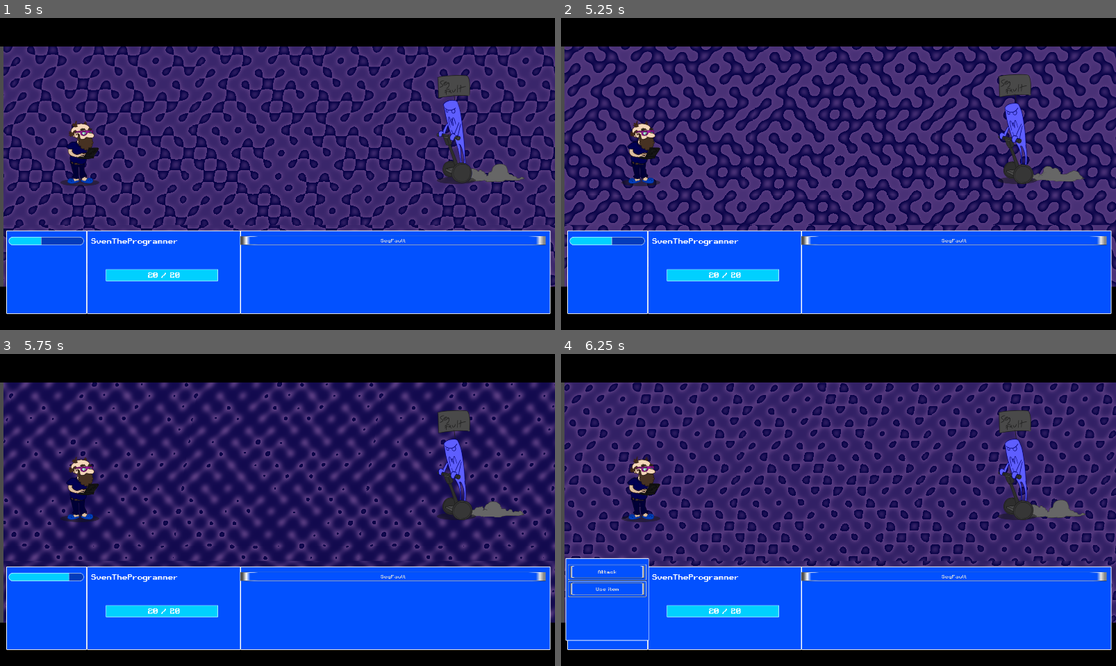
Above: before the commit, frames 1-4 (two rows, left to right).
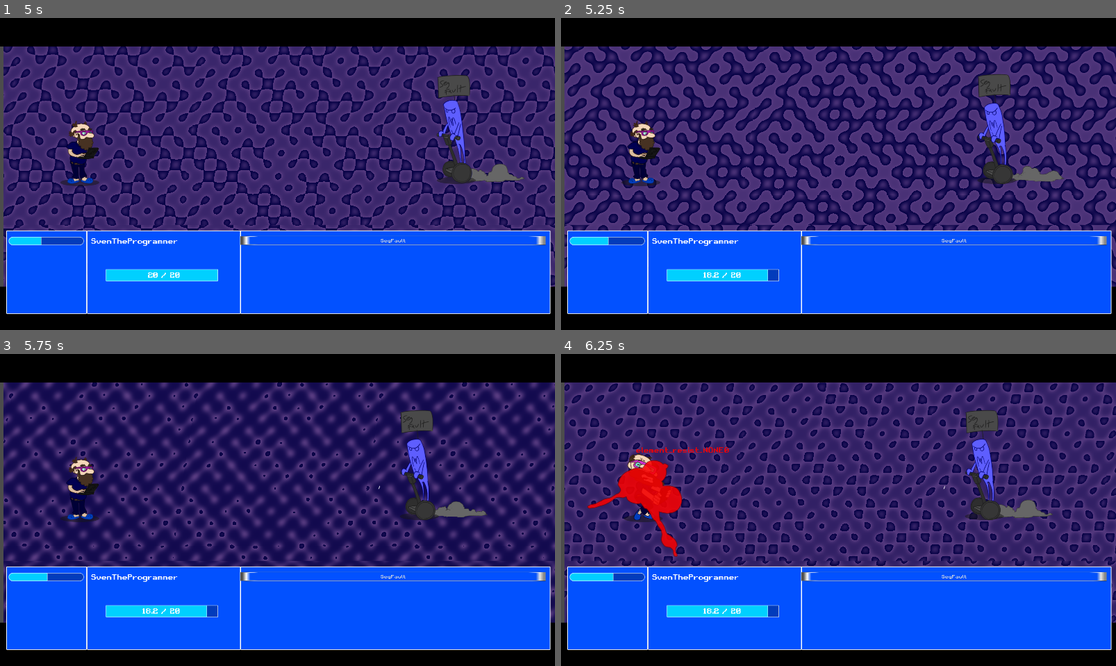
Above: after the commit, the same moments.

Repository: Alexander-Hjelm/bearded-programmer-sven
Game: Godot game, scene res://MainScene.tscn
Two runs of this game, one before a commit and one after it. Both use one fixed random seed, a clock stepped at 60 frames per second and the inputs below.
Inputs (mouse positions are in pixels of both pictures, inside the frame that each line leads up to):
- Up to frame 1 (5 s): tap Enter at 0.5, 2 s; move the mouse to (399, 158) at 0.52 s; hold Right (ui_right) 0.53-1.28 s; tap Space at 1.25, 2.75 s; move the mouse to (166, 189) at 1.27 s; hold Down (ui_down) 1.28-2.03 s; move the mouse to (333, 105) at 2.02 s; hold Right (ui_right) 2.03-2.78 s; move the mouse to (249, 236) at 2.77 s; hold Up (ui_up) 2.78-3.53 s; move the mouse to (444, 220) at 3.52 s; hold Left (ui_left) from 3.53 s (still down); move the mouse to (111, 127) at 4.27 s
- Up to frame 2 (5.25 s): move the mouse to (866, 174) at 5.02 s; release Left (ui_left) at 5.03 s; hold Down (ui_down) from 5.03 s (still down)
- Up to frame 3 (5.75 s): keep holding Down (ui_down)
- Up to frame 4 (6.25 s): move the mouse to (755, 432) at 5.77 s; release Down (ui_down) at 5.78 s; hold Right (ui_right) from 5.78 s (still down)

Frame 1 is identical in both runs. In frame 2, 2.4% of the frame differs, in the area x 8-95%, y 18-85%; in frame 3, 3.0%; in frame 4, 6.3%, in the area x 0-95%, y 18-92%.

Commit message:
Character definitions

Diff:
--- a/Script/character_database.gd
+++ b/Script/character_database.gd
@@ -10,8 +10,14 @@
 			"hp": 20.0,
 			"mp": 5.0,
 			"speed": 40.0,
+
+			"element_resist_memory": 10.0,
+			"element_resist_OS": 10.0,
 			"element_resist_glitch": 10.0,
-			"element_attack_glitch": 100.0,
+
+			"element_attack_memory": 20.0,
+			"element_attack_OS": 20.0,
+			"element_attack_glitch": 20.0,
 		},
 		{
 			"Weapon": "Player Weapon"
@@ -26,8 +32,14 @@
 			"hp": 6.0,
 			"mp": 5.0,
 			"speed": 40.0,
-			"element_resist_glitch": 1.0,
-			"element_attack_glitch": 5.0
+
+			"element_resist_memory": 80.0,
+			"element_resist_OS": 80.0,
+			"element_resist_glitch": 10.0,
+
+			"element_attack_memory": 0.0,
+			"element_attack_OS": 0.0,
+			"element_attack_glitch": 100.0
 		},
 		{
 			"Feet": "Segway",
@@ -49,7 +61,14 @@
 			"hp": 7.0,
 			"mp": 5.0,
 			"speed": 40.0,
-			"element_resist_glitch": 2.0
+
+			"element_resist_memory": 10.0,
+			"element_resist_OS": 80.0,
+			"element_resist_glitch": 80.0,
+
+			"element_attack_memory": 100.0,
+			"element_attack_OS": 0.0,
+			"element_attack_glitch": 0.0
 		},
 		{
 			"Body": "Trash Can",
@@ -71,8 +90,14 @@
 			"hp": 8.0,
 			"mp": 5.0,
 			"speed": 40.0,
-			"element_attack_glitch": 100.0,
-			"element_resist_glitch": 3.0
+
+			"element_resist_memory": 80.0,
+			"element_resist_OS": 10.0,
+			"element_resist_glitch": 80.0,
+
+			"element_attack_memory": 0.0,
+			"element_attack_OS": 100.0,
+			"element_attack_glitch": 0.0
 		},
 		{
 			"Head": "Monitor",
@@ -94,8 +119,14 @@
 			"hp": 20.0,
 			"mp": 5.0,
 			"speed": 50.0,
-			"element_attack_glitch": 100.0,
-			"element_resist_glitch": 3.0
+
+			"element_resist_memory": 55.0,
+			"element_resist_OS": 55.0,
+			"element_resist_glitch": 55.0,
+
+			"element_attack_memory": 0.0,
+			"element_attack_OS": 0.0,
+			"element_attack_glitch": 100.0
 		},
 		{
 			"Head": "Your Anus",
--- a/Script/item_database.gd
+++ b/Script/item_database.gd
@@ -88,7 +88,7 @@
 	# Segway, feet item used by the segfault
 	"Segway": Item.new("Segway", ElementDatabase.Element.glitch,
 		[
-			Effect.new({"speed": 0.2}, true, 0)
+			Effect.new({"speed": 20}, true, 0)
 		],
 		Item.ItemType.EQUIPPABLE,
 		""
@@ -120,7 +120,7 @@
 	# Segfault Weapon, default weapon for the Segfault
 	"Segfault Weapon": Item.new("Segfault Weapon", ElementDatabase.Element.glitch,
 		[
-			Effect.new({"hp": -1.0}, true, 0)
+			Effect.new({"hp": -2.0}, true, 0)
 		],
 		Item.ItemType.EQUIPPABLE,
 		""
@@ -128,7 +128,7 @@
 	# Stack Overflow Weapon, default weapon for the Stack Overflow
 	"Stack Overflow Weapon": Item.new("Stack Overflow Weapon", ElementDatabase.Element.memory,
 		[
-			Effect.new({"hp": -1.0}, true, 0)
+			Effect.new({"hp": -2.0}, true, 0)
 		],
 		Item.ItemType.EQUIPPABLE,
 		""
@@ -136,13 +136,13 @@
 	# Blue Screen of Death Weapon, default weapon for the Blue Screen of Death
 	"Blue Screen of Death Weapon": Item.new("Blue Screen of Death Weapon", ElementDatabase.Element.OS,
 		[
-			Effect.new({"hp": -1.0}, true, 0)
+			Effect.new({"hp": -2.0}, true, 0)
 		],
 		Item.ItemType.EQUIPPABLE,
 		""
 	),
 	# Blue Screen of Death Weapon, default weapon for the Blue Screen of Death
-	"Your Anus": Item.new("Your Anus", ElementDatabase.Element.memory,
+	"Your Anus": Item.new("Your Anus", ElementDatabase.Element.NONE,
 		[
 			Effect.new({"hp": -1.0}, true, 0)
 		],
@@ -150,9 +150,9 @@
 		""
 	),
 	# Godot Fisting Weapon, default weapon for the Godot Boss
-	"Godot Fisting Weapon": Item.new("Godot Fisting Weapon", ElementDatabase.Element.memory,
+	"Godot Fisting Weapon": Item.new("Godot Fisting Weapon", ElementDatabase.Element.glitch,
 		[
-			Effect.new({"hp": -1.0}, true, 0)
+			Effect.new({"speed": 10}, true, 0)
 		],
 		Item.ItemType.EQUIPPABLE,
 		""
